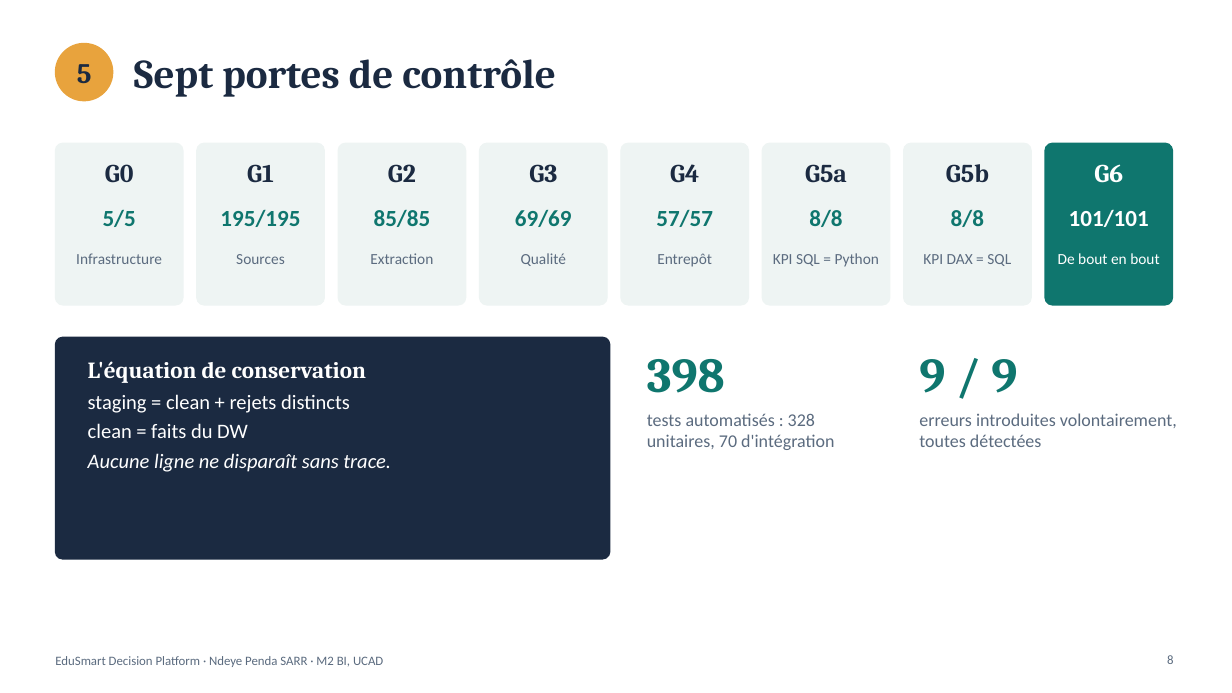
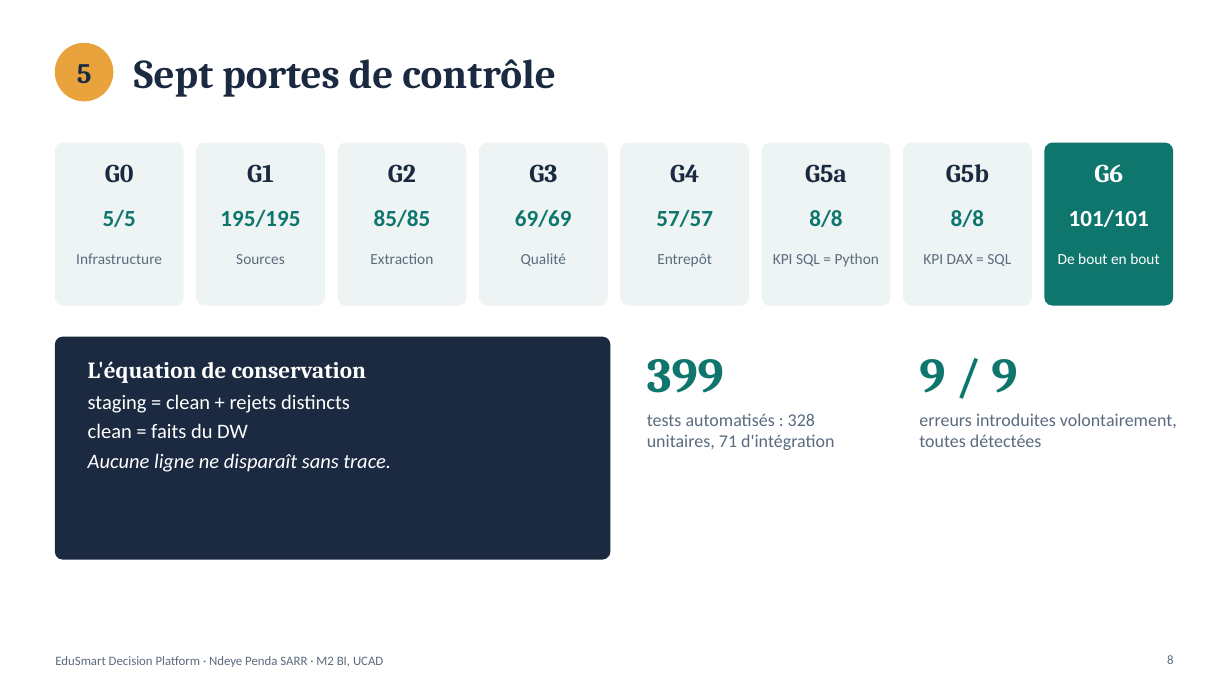
Before and after one commit to NdeyePendaSarr/edusmart-decision-platform, a slide deck: slide 8 of presentation/EduSmart_presentation.pptx. Drawn at 1232x693 pixels with LibreOffice and Linux fonts; fonts in the diff are those of the drawing. Boxes give left, top, right and bottom in pixels: in the first picture for what was removed or moved away, otherwise in the second. Text is boxed around its words. In the diff, an @@ line names an element or a change of style, - is before the commit and + after.

Commit message:
Présentation : 399 tests sur la diapositive 8

```diff
--- a/presentation/EduSmart_presentation.pptx
+++ b/presentation/EduSmart_presentation.pptx
@@ text at (647, 359, 724, 393): text changed @@
-398
+399
@@ text at (647, 413, 834, 450): text changed @@
-tests automatisés : 328 unitaires, 70 d'intégration
+tests automatisés : 328 unitaires, 71 d'intégration
```
